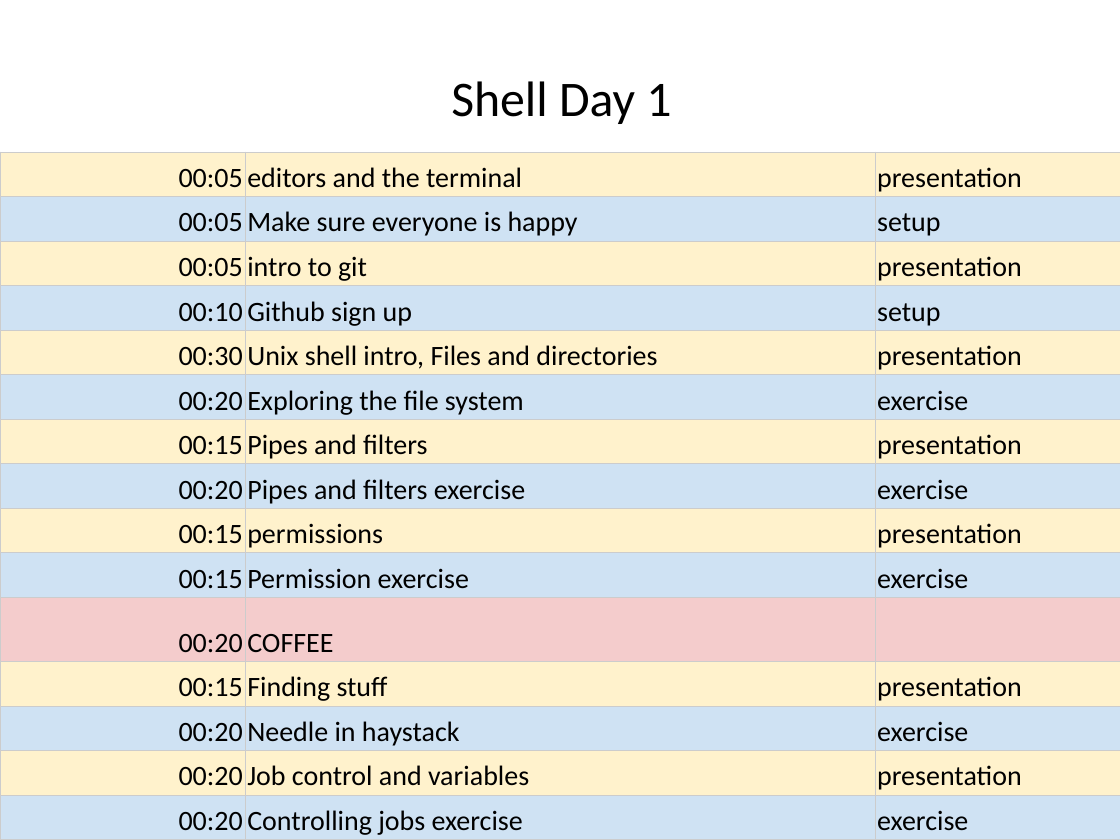
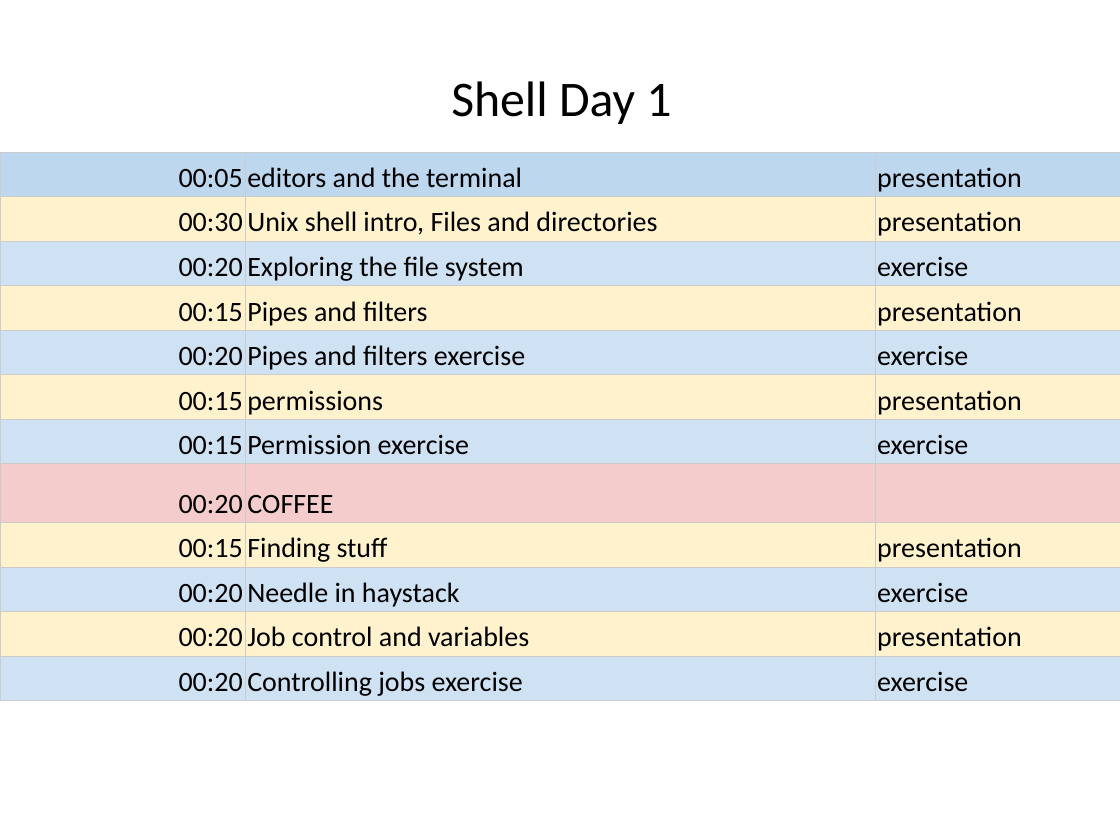
Before and after one commit to ncasuk/ncas-isc, a slide deck: slide 7 of shell/presentations/01_editors.pptx. Drawn at 1120x840 pixels with LibreOffice and Linux fonts; fonts in the diff are those of the drawing; background and template pictures are left out. Boxes give left, top, right and bottom in pixels: in the first picture for what was removed or moved away, otherwise in the second. Text is boxed around its words. In the diff, an @@ line names an element or a change of style, - is before the commit and + after.

```diff
--- a/shell/presentations/01_editors.pptx
+++ b/shell/presentations/01_editors.pptx
@@ table at (x1=0, y1=152, x2=1120, y2=701) @@
-row 2: 00:05 | Make sure everyone is happy | setup
-row 3: 00:05 | intro to git | presentation
-row 4: 00:10 | Github sign up | setup
```
Also in this commit, not shown: 4 other slides changed, 1 slide added, 1 slide removed, 9 other files.
